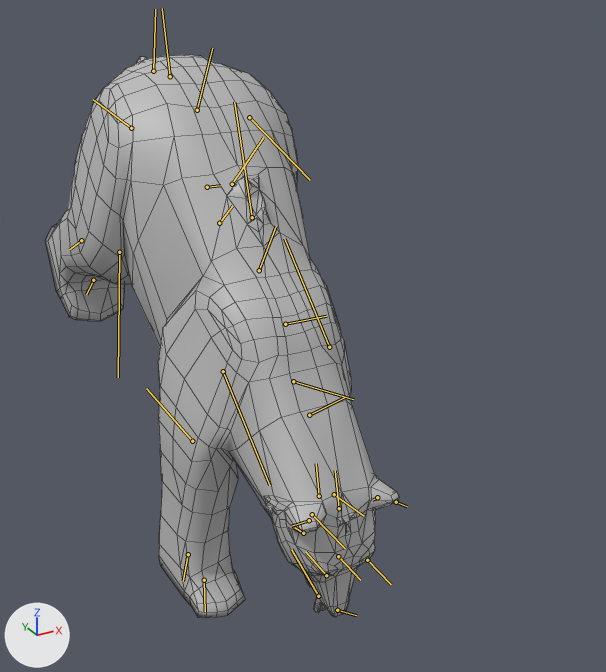
Before and after pictures for a commit that changed the FBX model Assets/Models/Bear_Big.fbx.
Camera for both pictures: a 50 mm lens placed at (-0.0392, -0.082, 0.0534), pointed at (0.0035, -0.0044, 0.0146). The lights are fixed; the arrows at lower left show +X, +Y and +Z. Both versions are drawn at frame 991 of the action 'Take 001'; the numbers are the values there. The bones that bend it are drawn over the model as lines. Mesh edges are drawn as thin lines.

The first picture shows 'Bear_Big'.
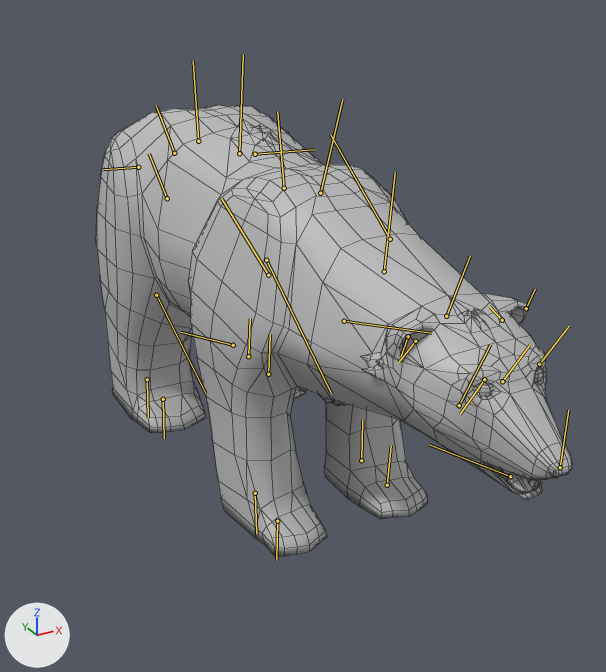
What the commit changed:
Bone 'Spine' (bone_spine) moves from (0.02, 0.26, 0.0) to (-0.01, -0.12, 0.0).
Bone 'Spine' (bone_spine) turns from (0, 0, -39) to (0, 0, 0) degrees about its own x, y and z.
Bone 'Spine2' (bone_spine2) turns from (0, 0, -4) to (0, 0, 0) degrees about its own x, y and z.
Bone 'Neck1' (bone_neck1) moves from (-0.13, 0.18, 0.0) to (0.0, 0.0, 0.0).
Bone 'Neck1' (bone_neck1) turns from (0, 0, -3) to (0, 0, 0) degrees about its own x, y and z.
Bone 'Neck2' (bone_neck2) turns from (0, 0, -13) to (0, 0, 0) degrees about its own x, y and z.
Bone 'Jaw1' (bone_jaw1) turns from (0, 0, -5) to (0, 0, 0) degrees about its own x, y and z.
Bone 'Jaw2' (bone_jaw2) moves from (0.13, -0.34, 0.0) to (0.0, 0.0, 0.0).
Bone 'Jaw2' (bone_jaw2) turns from (-8, -3, 0) to (0, 0, 0) degrees about its own x, y and z.
Bone 'Ear_L1' (bone_ear_l1) moves from (0.14, 0.14, -0.02) to (0.0, 0.0, 0.0).
Bone 'Ear_L1' (bone_ear_l1) turns from (-5, 5, 0) to (0, 0, 0) degrees about its own x, y and z.
Bone 'Ear_R1' (bone_ear_r1) moves from (-0.14, -0.14, 0.02) to (0.0, 0.0, 0.0).
Bone 'Ear_R1' (bone_ear_r1) turns from (-5, 5, 0) to (0, 0, 0) degrees about its own x, y and z.
Bone 'Arm_L1' (bone_arm_l1) turns from (-3, -4, -23) to (0, 0, 6) degrees about its own x, y and z.
Bone 'Arm_L2' (bone_arm_l2) turns from (0, 0, 26) to (0, 0, 11) degrees about its own x, y and z.
Bone 'Arm_L4' (bone_arm_l4) moves from (-0.01, 0.09, -0.02) to (0.0, -0.04, 0.0).
Bone 'Arm_L4' (bone_arm_l4) turns from (-5, 2, 10) to (0, 0, -5) degrees about its own x, y and z.
Bone 'Arm_R1' (bone_arm_r1) turns from (-2, -5, -41) to (0, 0, 6) degrees about its own x, y and z.
Bone 'Arm_R2' (bone_arm_r2) turns from (0, 0, -8) to (0, 0, 11) degrees about its own x, y and z.
Bone 'Arm_R4' (bone_arm_r4) moves from (0.01, -0.09, 0.0) to (0.0, 0.05, 0.0).
Bone 'Arm_R4' (bone_arm_r4) turns from (-6, 0, 10) to (0, 0, -5) degrees about its own x, y and z.
Bone 'Tail2' (bone_tail2) moves from (-0.21, 0.26, 0.0) to (0.0, 0.0, 0.0).
Bone 'Tail2' (bone_tail2) turns from (0, 0, 29) to (0, 0, 0) degrees about its own x, y and z.
Bone 'Foot_L1' (bone_foot_l1) turns from (-2, 9, 16) to (0, 0, 8) degrees about its own x, y and z.
Bone 'Foot_L2' (bone_foot_l2) turns from (0, 0, 53) to (0, 0, 17) degrees about its own x, y and z.
Bone 'Foot_L4' (bone_foot_l4) moves from (-0.13, 0.31, 0.07) to (-0.02, 0.09, 0.0).
Bone 'Foot_L4' (bone_foot_l4) turns from (-6, -7, 30) to (0, 0, 8) degrees about its own x, y and z.
Bone 'Foot_R1' (bone_foot_r1) turns from (0, 9, 30) to (0, 0, 8) degrees about its own x, y and z.
Bone 'Foot_R2' (bone_foot_r2) turns from (0, 0, 55) to (0, 0, 17) degrees about its own x, y and z.
Bone 'Foot_R4' (bone_foot_r4) moves from (0.05, -0.19, -0.07) to (0.02, -0.09, 0.0).
Bone 'Foot_R4' (bone_foot_r4) turns from (-6, -7, 18) to (0, 0, 8) degrees about its own x, y and z.

Changed parts and their boxes (x1, y1, x2, y2) in the pictures (606 x 672 px):
'Bear_Big', posed (34% wider, 20% shorter): before (45, 55, 399, 618); after (96, 105, 572, 555)
bone 'Spine', root to tip: before (197, 110) to (212, 48); after (198, 141) to (193, 61)
bone 'Spine2', root to tip: before (232, 184) to (263, 137); after (239, 153) to (243, 54)
bone 'Neck1', root to tip: before (309, 415) to (344, 397); after (384, 271) to (395, 172)
bone 'Neck2', root to tip: before (334, 494) to (364, 516); after (446, 316) to (470, 256)
bone 'Jaw1', root to tip: before (312, 514) to (345, 548); after (459, 405) to (490, 344)
bone 'Jaw2', root to tip: before (318, 596) to (291, 549); after (510, 476) to (429, 444)
bone 'Ear_L1', root to tip: before (377, 497) to (372, 500); after (502, 320) to (489, 306)
bone 'Ear_R1', root to tip: before (309, 520) to (291, 526); after (415, 341) to (398, 362)
bone 'Arm_L1', root to tip: before (329, 347) to (284, 238); after (390, 239) to (330, 134)
bone 'Arm_L2', root to tip: before (293, 381) to (353, 399); after (344, 321) to (431, 333)
bone 'Arm_L4', root to tip: before (339, 508) to (335, 470); after (387, 485) to (391, 445)
bone 'Arm_R1', root to tip: before (223, 371) to (269, 485); after (266, 260) to (331, 393)
bone 'Arm_R2', root to tip: before (192, 441) to (146, 388); after (233, 345) to (180, 332)
bone 'Arm_R4', root to tip: before (204, 580) to (205, 611); after (277, 521) to (276, 560)
bone 'Tail2', root to tip: before (153, 71) to (155, 9); after (167, 198) to (149, 153)
bone 'Foot_L1', root to tip: before (249, 117) to (310, 180); after (255, 154) to (314, 149)
bone 'Foot_L2', root to tip: before (252, 217) to (234, 102); after (268, 275) to (221, 198)
bone 'Foot_L4', root to tip: before (219, 223) to (232, 206); after (268, 374) to (270, 334)
bone 'Foot_R1', root to tip: before (131, 128) to (93, 99); after (138, 167) to (103, 169)
bone 'Foot_R2', root to tip: before (119, 252) to (118, 377); after (156, 295) to (205, 393)
bone 'Foot_R4', root to tip: before (93, 280) to (86, 294); after (163, 399) to (164, 438)
